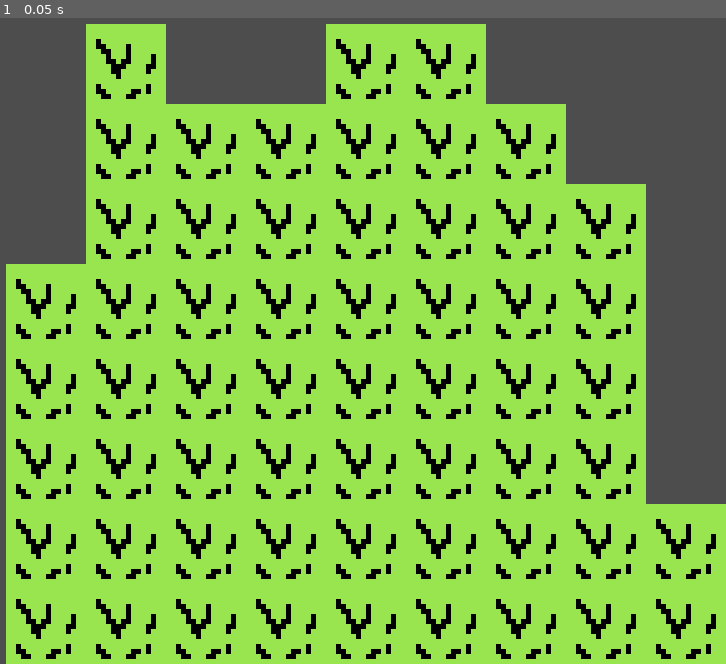
Above: before the commit, frame 1.
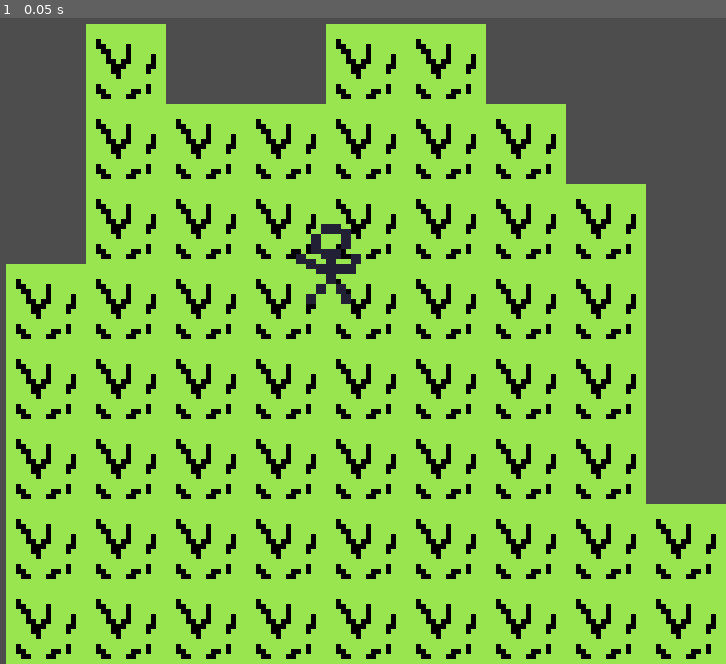
Above: after the commit, the same moment.

Repository: Dvojak/Skirmish-game
Game: Godot game, scene res://game.tscn
Two runs of this game, one before a commit and one after it. Both use one fixed random seed, a clock stepped at 60 frames per second and the inputs below.
Inputs:
- Up to frame 1 (0.05 s): no input

The runs differ from the first frame. In frame 1, 0.4% of the frame differs, in the area x 40-50%, y 31-45%.
Error before the commit: Attempt to call function 'get_children' in base 'null instance' on a null instance. (res://turn_queue.gd:33)

Commit message:
Fixed_all_hopefully

Diff:
--- a/game.tscn
+++ b/game.tscn
@@ -1,9 +1,11 @@
-[gd_scene load_steps=7 format=4 uid="uid://ysshp5tq8106"]
+[gd_scene load_steps=9 format=4 uid="uid://ysshp5tq8106"]
 
 [ext_resource type="Texture2D" uid="uid://bf72vuvnbi6no" path="res://tilemap_packed.png" id="1_drgk6"]
 [ext_resource type="Script" uid="uid://b8b0av0yde2fu" path="res://turn_queue.gd" id="3_feb5d"]
 [ext_resource type="Script" uid="uid://l672bx7tfc0v" path="res://player.gd" id="4_7jktm"]
 [ext_resource type="Script" uid="uid://b2ig3848p6uce" path="res://scout.gd" id="5_7jktm"]
+[ext_resource type="Texture2D" uid="uid://delkxpwc4o1fx" path="res://first.png" id="5_ryrav"]
+[ext_resource type="Script" uid="uid://cmtpafqlvqvc8" path="res://unit.gd" id="6_ryrav"]
 
 [sub_resource type="TileSetAtlasSource" id="TileSetAtlasSource_fc0e3"]
 texture = ExtResource("1_drgk6")
@@ -25,17 +27,26 @@
 [node name="TurnManager" type="Node2D" parent="."]
 script = ExtResource("3_feb5d")
 
-[node name="player1" type="Node2D" parent="TurnManager"]
+[node name="player1" type="Node2D" parent="."]
 script = ExtResource("4_7jktm")
 
-[node name="player2" type="Node2D" parent="TurnManager"]
+[node name="player2" type="Node2D" parent="."]
 script = ExtResource("4_7jktm")
 
-[node name="Unit" type="Node2D" parent="TurnManager"]
+[node name="Unit" type="Node2D" parent="."]
+script = ExtResource("6_ryrav")
+metadata/_custom_type_script = "uid://cmtpafqlvqvc8"
 
-[node name="Scout" type="Node2D" parent="TurnManager/Unit"]
+[node name="Scout_P1" type="Node2D" parent="Unit"]
 script = ExtResource("5_7jktm")
 
-[node name="Sprite2D" type="Sprite2D" parent="TurnManager/Unit/Scout"]
+[node name="Sprite2D" type="Sprite2D" parent="Unit/Scout_P1"]
+texture = ExtResource("5_ryrav")
+
+[node name="Scout_P2" type="Node2D" parent="Unit"]
+script = ExtResource("5_7jktm")
+
+[node name="Sprite2D" type="Sprite2D" parent="Unit/Scout_P2"]
+texture = ExtResource("5_ryrav")
 
 [node name="Camera2D" type="Camera2D" parent="."]
--- a/player.gd
+++ b/player.gd
@@ -1,24 +1,17 @@
 extends Node2D
 class_name Player
 
-var units:= []
+var units: Array[Unit] = []
 
 func _ready():
-	units = get_children().filter(func(c): return c is Unit)
-
-
-func assign_unit(unit: Unit):
-	unit.owner = self
-	units.append(unit)
-
-
-func reset_units():
-	for u in units:
-		u.actions = u.actions
-
+	print(name, " je připravený s jednotkami: ", units)
 
 func has_units_to_activate() -> bool:
 	return units.any(func(u): return u.actions > 0)
 
 func start_turn():
-	print("Vyber jednotku k aktivaci.")
+	print(name, ": vyber jednotku k aktivaci.")
+
+func reset_units():
+	for u in units:
+		u.actions = u.max_actions
--- a/scout.gd
+++ b/scout.gd
@@ -10,5 +10,3 @@
 	strenght = 3
 	attack = 4
 	type = "Scout"
-
-	sprite.texture = load("res://assets/units/scout.png")
--- a/turn_queue.gd
+++ b/turn_queue.gd
@@ -1,46 +1,48 @@
 extends Node2D
-
 class_name TurnManager
 
+@onready var tile_map: TileMapLayer = get_node_or_null("../TileMap/TileMapLayer")
+@onready var units_container = get_node("../Unit")
+@onready var player1: Player = get_node("../player1")
+@onready var player2: Player = get_node("../player2")
 
-@onready var tile_map: TileMapLayer = get_node_or_null("../TileMap/TileMapLayer")
-@onready var units_node = $"../Units"
 var astar_grid: AStarGrid2D
 var current_id_path: Array[Vector2i]
-
 var players: Array[Player] = []
 var numc_player = 0
 var selected_unit: Unit = null
 
 
 func _ready():
-
+	# Inicializace A*
 	astar_grid = AStarGrid2D.new()
 	astar_grid.region = tile_map.get_used_rect()
-	astar_grid.cell_size = Vector2(16 ,16)
+	astar_grid.cell_size = Vector2(16, 16)
 	astar_grid.diagonal_mode = AStarGrid2D.DIAGONAL_MODE_NEVER
 	astar_grid.update()
 
 	position = tile_map.map_to_local(tile_map.local_to_map(global_position))
-	players = []
-	for c in get_children():
-		if c is Player:
-			var p: Player = c
-			players.append(p)
-			for u in p.units:
-				u.connect("no_actions_left", Callable(self, "_on_finished_action"))
 
-	for u in units_node.get_children():
+	# Nastavení hráčů
+	players = [player1, player2]
+
+	# Přiřazení jednotek hráčům podle jména
+	for u in units_container.get_children():
 		if u is Unit:
 			if "_P1" in u.name:
-				u.owner = players[0]
-				players[0].assign_unit(u)
+				u.oowner = player1
+				player1.units.append(u)
 			elif "_P2" in u.name:
-				u.owner = players[1]
-				players[1].assign_unit(u)
+				u.oowner = player2
+				player2.units.append(u)
 			u.connect("no_actions_left", Callable(self, "_on_finished_action"))
 
+	print("Jednotky přiřazeny:")
+	for p in players:
+		print(p.name, " má ", p.units.size(), " jednotek.")
+
 	start_round()
+
 
 func start_round():
 	for p in players:
@@ -48,13 +50,17 @@
 	numc_player = 0
 	print("Začíná nové kolo")
 	start_turn()
+
+
 func start_turn():
-	var  current_player = players[numc_player]
+	var current_player = players[numc_player]
 	if current_player.has_units_to_activate():
 		print("Hraje: ", current_player.name)
 		current_player.start_turn()
 	else:
 		end_turn()
+
+
 func _get_unit_under_mouse() -> Unit:
 	var camera := get_viewport().get_camera_2d()
 	if camera == null:
@@ -71,6 +77,8 @@
 	if result.size() > 0 and result[0].collider is Unit:
 		return result[0].collider
 	return null
+
+
 func _get_tile_under_mouse() -> Vector2:
 	var camera := get_viewport().get_camera_2d()
 	if camera == null:
@@ -81,17 +89,19 @@
 	var tile_coords = tile_map.local_to_map(world_pos)
 	return tile_map.map_to_local(tile_coords)
 
+
 func _on_finished_action():
 	print("Jednotka dokončila všechny akce!")
 	end_turn()
 
+
 func _input(event):
 	if event.is_action_pressed("select"):
 		var u = _get_unit_under_mouse()
-		if u and u  in players[numc_player].units:
+		if u and u in players[numc_player].units:
 			selected_unit = u
 			print("Vybral jsi jednotku: ", u.type)
-	if event.is_action_pressed("move") and selected_unit:
+	elif event.is_action_pressed("move") and selected_unit:
 		var target_tile = _get_tile_under_mouse()
 		var path = astar_grid.get_id_path(
 			tile_map.local_to_map(selected_unit.global_position),
@@ -101,8 +111,6 @@
 		if path.size() > selected_unit.movement_points:
 			path = path.slice(0, selected_unit.movement_points)
 
-
-		# převedeme na souřadnice v herním světě
 		var world_path: Array[Vector2] = []
 		for p in path:
 			world_path.append(tile_map.map_to_local(p))
@@ -111,8 +119,8 @@
 
 
 func end_turn():
-	numc_player = ( numc_player + 1) % players.size()
-	if players.any(func(p): p.has_units_active()):
+	numc_player = (numc_player + 1) % players.size()
+	if players.any(func(p): p.has_units_to_activate()):
 		start_turn()
 	else:
 		print("Konec kola!")
--- a/unit.gd
+++ b/unit.gd
@@ -2,8 +2,9 @@
 class_name Unit
 
 signal no_actions_left
-var assigned: Player = null
 
+var oowner: Player
+var max_actions := 2
 var actions := 2
 var movement_points := 4
 var health_points:=  10
Binary file added: first.png
Not shown, added: first.png.import
